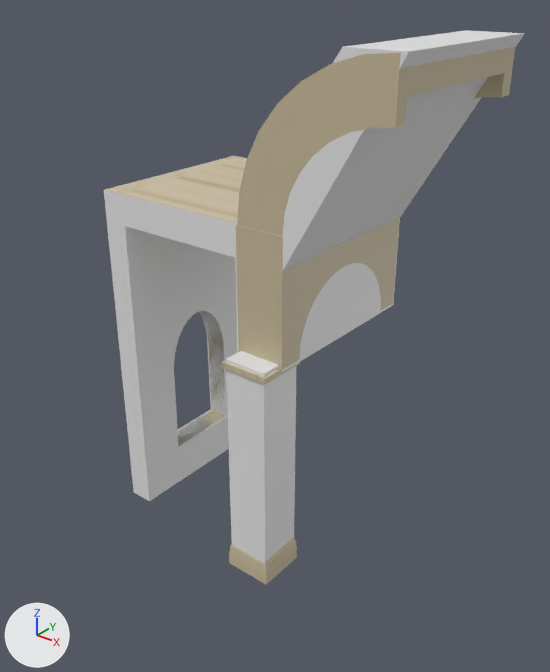
Two versions of the glTF model 箱庭/Asset/Models/Terrains/R'lyeh/Cathedral/Normal/Normal.gltf, one commit apart.
Before and after are seen from a camera (50 mm lens) standing at (32.2, -38.6, 44.5) and looking at (-1.4, 3.4, 18.5). Arrows for +X, +Y and +Z are at lower left; the lights stay in place. Where no turn or scale is listed for an object, it has been applied to the vertices. Vertices at the same position are counted once.

In view in the first picture: 'COL', 'COL.001', '円.002'.
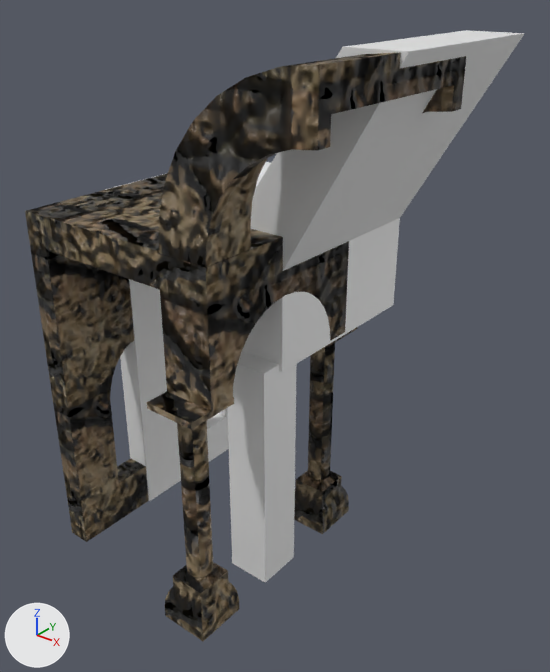
Where the change shows, as pixel boxes (x1, y1, x2, y2) in the pictures (550 x 672 px; the box of a moved part takes in the faces that stretch with it):
'円.002', surface changed, reshaped, moved, turned
    before: (106, 47, 515, 585)
    after: (25, 52, 466, 641)
part 1 of me_円_002, moved or reshaped
    before: (229, 537, 297, 585)
    after: (165, 562, 239, 641)
part 2 of me_円_002, moved or reshaped
    before: (222, 360, 300, 385)
    after: (147, 392, 234, 430)
part 3 of me_円_002, moved or reshaped (not visible before)
    after: (177, 420, 213, 577)
part 4 of me_円_002, added
    after: (294, 470, 349, 534)
part 5 of me_円_002, added
    after: (308, 343, 335, 480)
part 6 of me_円_002, added
    after: (327, 327, 358, 346)
part 7 of me_円_002, added
    after: (25, 52, 466, 542)
part 8 of me_円_002, deleted (brown)
    before: (237, 47, 515, 236)
part 9 of me_円_002, deleted (brown)
    before: (236, 218, 400, 370)
part 10 of me_円_002, deleted (beige)
    before: (106, 156, 247, 446)

What changed in the scene script:
```text
Add img_normalstone3:
    img_normalstone3 = load_image('normalstone3', 'normalstone3.png', 64, 43, 'Non-Color')
Add img_stone3:
    img_stone3 = load_image('stone3', 'stone3.jpg', 64, 43, 'sRGB')
Change mat_material:
    where n2 = _N.new('ShaderNodeTexImage'); n2.name = 'Image Texture'
    n2.image: img_keisodol02 -> img_stone3
    add n3 = _N.new('ShaderNodeNormalMap'); n3.name = 'Normal Map'
    add n3.uv_map = 'UVMap'
    add n4 = _N.new('ShaderNodeTexImage'); n4.name = 'Image Texture.001'
    add n4.image = img_normalstone3
    where n0 = _N.new('ShaderNodeBsdfPrincipled'); n0.name = 'Principled BSDF'
    add _L.new(n3.outputs[0], n0.inputs[5])  # 'Normal' to 'Normal'
    add _L.new(n4.outputs[0], n3.inputs[1])  # 'Color' to 'Color'
Change me_円_002:
    used by ob_円_002; location = (9.9, -0.2, 29.42); rotation_euler = (1.571, 0.0, 0.0), in degrees (90, 0, 0)
    remove me_円_002.from_pydata(...)  # 1103 vertices, 2184 faces; spans x -25.9..0.2, y -30.9..10.9, z -15.7..1.9
    add me_円_002.from_pydata(...)  # 1901 vertices, 3768 faces; spans x -16.0..10.1, y -9.6..10.0, z -1.4..40.3
    me_円_002 part 1: the loose piece of 74 vertices spanning x -11.9..-7.9, y -30.4..-25.9, z -2.3..1.9 is turned 90 degrees about the x axis through its middle, then moved by (9.9, 20.7, 1.4)
    me_円_002 part 2: the loose piece of 642 vertices spanning x -12.0..-7.8, y -12.7..-11.2, z -2.2..1.9 is turned 90 degrees about the x axis through its middle, then moved by (9.9, 4.4, 17.7)
    me_円_002 part 3: the loose piece of 64 vertices spanning x -10.9..-8.9, y -25.9..-12.7, z -1.2..0.8 is turned 90 degrees about the x axis through its middle, then moved by (9.9, 11.8, 10.3)
    me_円_002 part 4: the loose piece of 74 vertices spanning x -11.9..-7.9, y -30.4..-25.9, z -2.3..1.9 is copied, and the copy is turned 90 degrees about the x axis through its middle, then moved by (9.9, 36.1, 1.4); it spans x -2.0..2.0, y 5.8..10.0, z -1.0..3.5
    me_円_002 part 5: a new loose piece, a 32-sided cylinder along z spanning x -1.0..1.0, y 6.9..8.9, z 3.5..16.7, in mat_material
    me_円_002 part 6: the loose piece of 642 vertices spanning x -12.0..-7.8, y -12.7..-11.2, z -2.2..1.9 is copied, and the copy is turned 90 degrees about the x axis through its middle, then moved by (9.9, 19.8, 17.7); it spans x -2.1..2.1, y 5.8..10.0, z 16.8..18.3
    me_円_002 part 7: a new loose piece of 289 vertices spanning x -16.0..10.1, y -7.7..8.0, z -1.4..40.3, in mat_material
    me_円_002 part 8: the loose piece of 145 vertices spanning x -11.8..0.2, y -1.1..10.9, z -15.6..0.0 is deleted
    me_円_002 part 9: the loose piece of 102 vertices spanning x -12.0..-7.8, y -11.2..-1.2, z -15.6..0.0 is deleted
    me_円_002 part 10: the loose piece of 50 vertices spanning x -25.9..-12.0, y -30.9..-1.0, z -15.7..0.0 is deleted
Change ob_円_002:
    ob_円_002.rotation_euler: (1.571, 0.0, 0.0) -> (0.0, 0.0, 0.0)  # degrees (90, 0, 0) -> degrees (0, 0, 0)
    ob_円_002.location: (9.9, -0.2, 29.42) -> (0.0, 0.0, 0.0)
```
